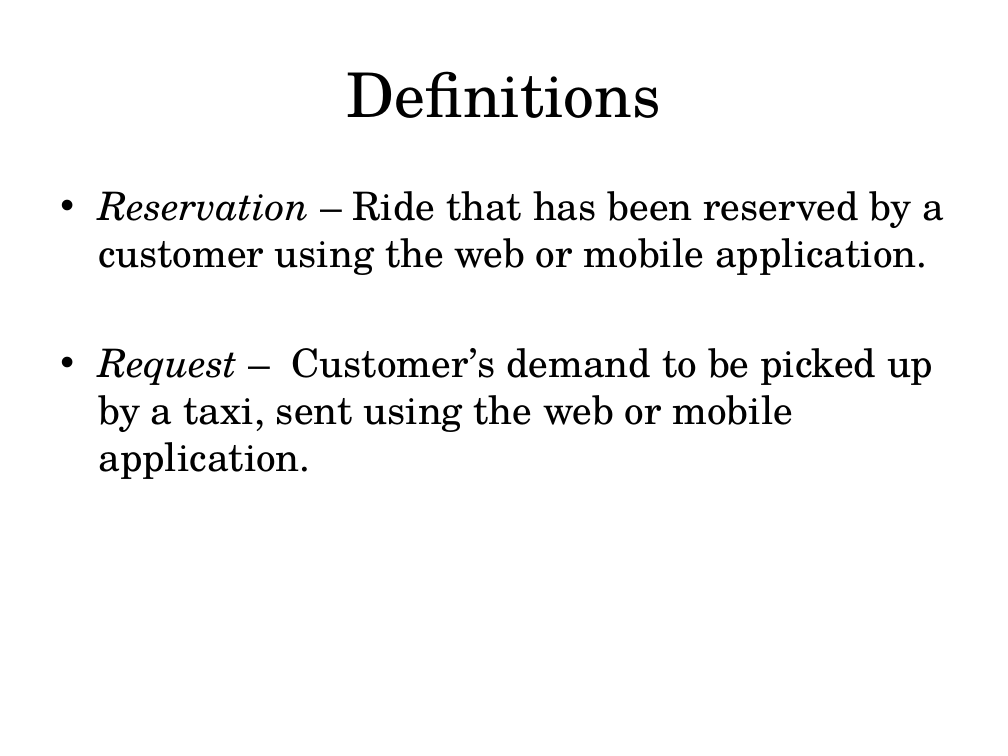
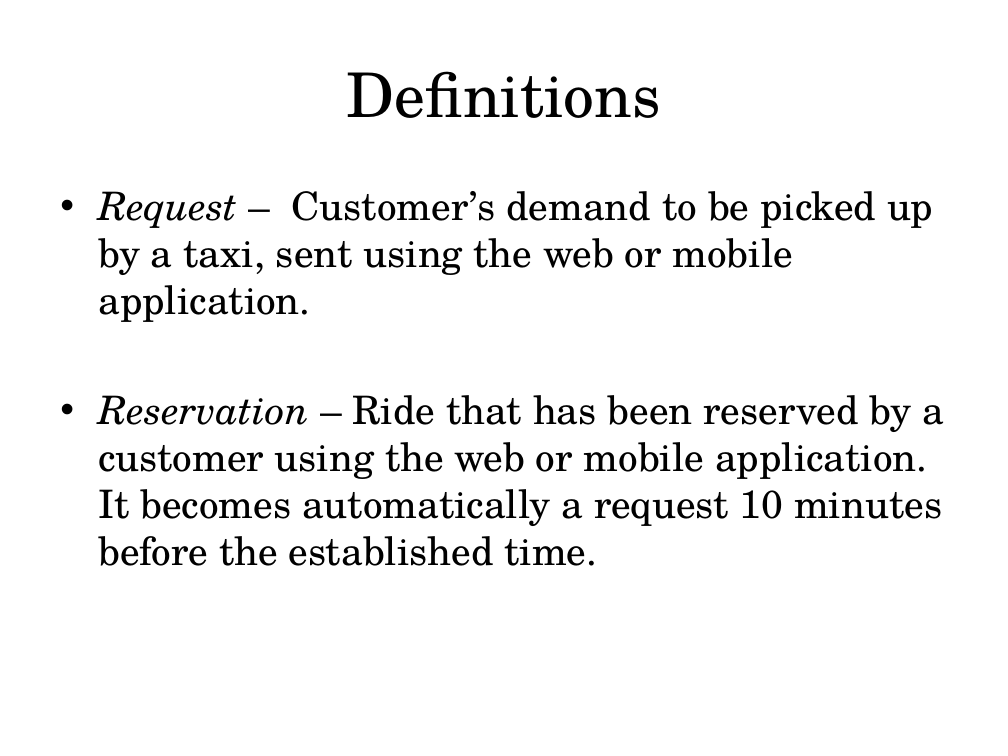
Before and after one commit to MarcoRomani/myTaxyService-SE2-PozziRomani, a slide deck: slide 3 of OtherStuff/Presentation/assumptions + definitions + overall description.pptx. Drawn at 1008x756 pixels with LibreOffice and Linux fonts; fonts in the diff are those of the drawing. Boxes give left, top, right and bottom in pixels: in the first picture for what was removed or moved away, otherwise in the second. Text is boxed around its words. In the diff, an @@ line names an element or a change of style, - is before the commit and + after.

Commit message:
minor fixes definitions

```diff
--- a/OtherStuff/Presentation/assumptions + definitions + overall description.pptx
+++ b/OtherStuff/Presentation/assumptions + definitions + overall description.pptx
@@ text at (98, 191, 944, 275): paragraph removed @@
-• Reservation – Ride that has been reserved by a customer using the web or mobile application.
@@ text at (98, 395, 944, 566): paragraph added @@
+• Reservation – Ride that has been reserved by a customer using the web or mobile application. It becomes automatically a request 10 minutes before the established time.
```
Also in this commit, not shown: 8 other slides changed.
